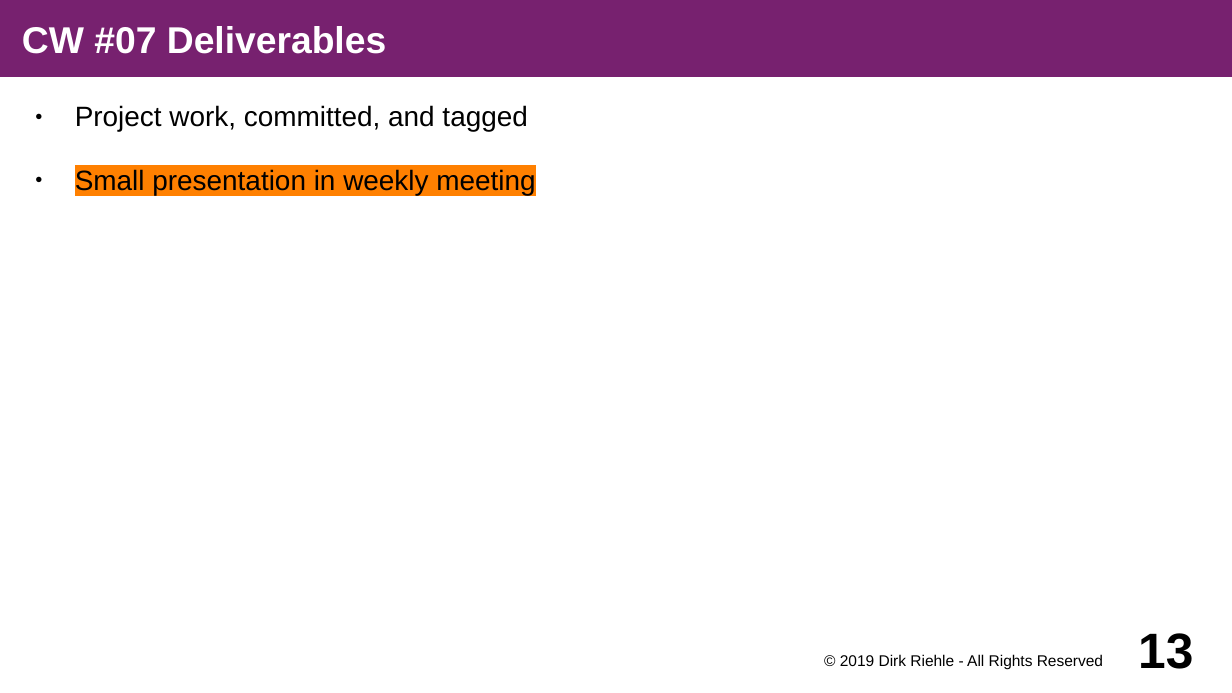
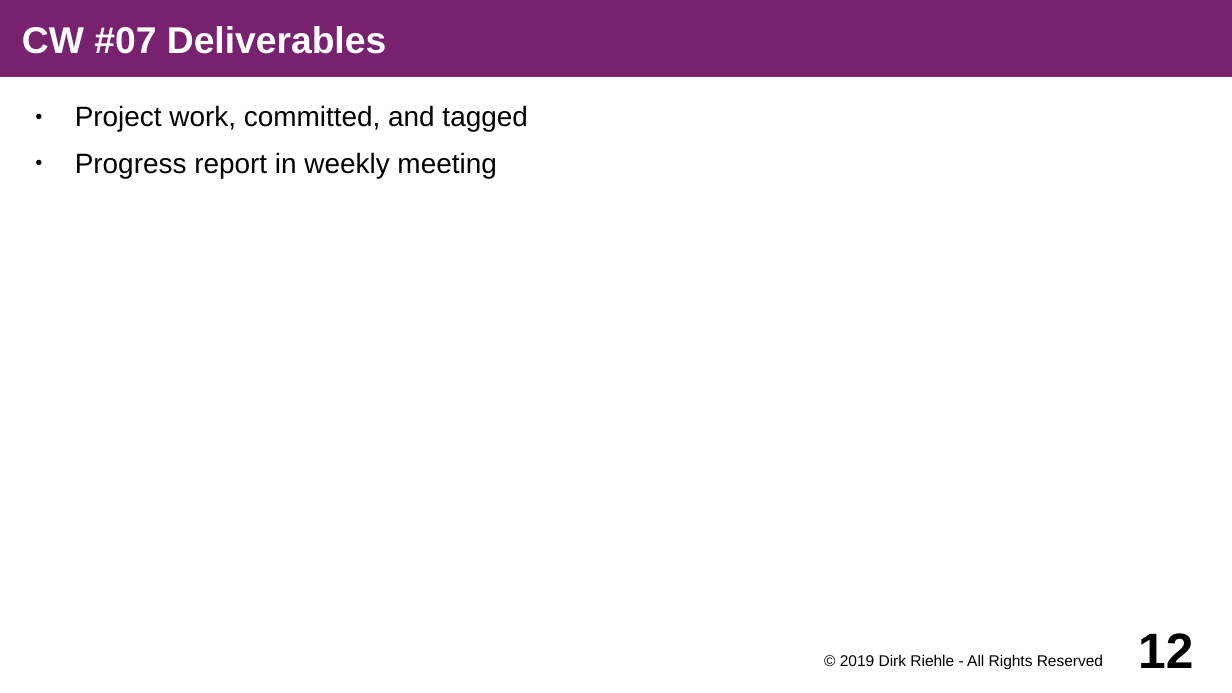
Before and after one commit to dirkriehle/amse-course, a slide deck: slide 12 of Lecture slides/AMSE A02 - Course Schedule.odp (slide 13 before the commit). Drawn at 1232x693 pixels with LibreOffice and Linux fonts; fonts in the diff are those of the drawing. Boxes give left, top, right and bottom in pixels: in the first picture for what was removed or moved away, otherwise in the second. Text is boxed around its words. In the diff, an @@ line names an element or a change of style, - is before the commit and + after.

```diff
--- a/Lecture slides/AMSE A02 - Course Schedule.odp
+++ b/Lecture slides/AMSE A02 - Course Schedule.odp
@@ text at (x1=75, y1=152, x2=496, y2=178): text changed @@
-● Small presentation in weekly meeting
+● Progress report in weekly meeting
@@ page number at (x1=1138, y1=633, x2=1193, y2=668): text changed @@
-13
+12
```
Also in this commit, not shown: 13 other slides changed, 1 slide removed, 5 other files.
